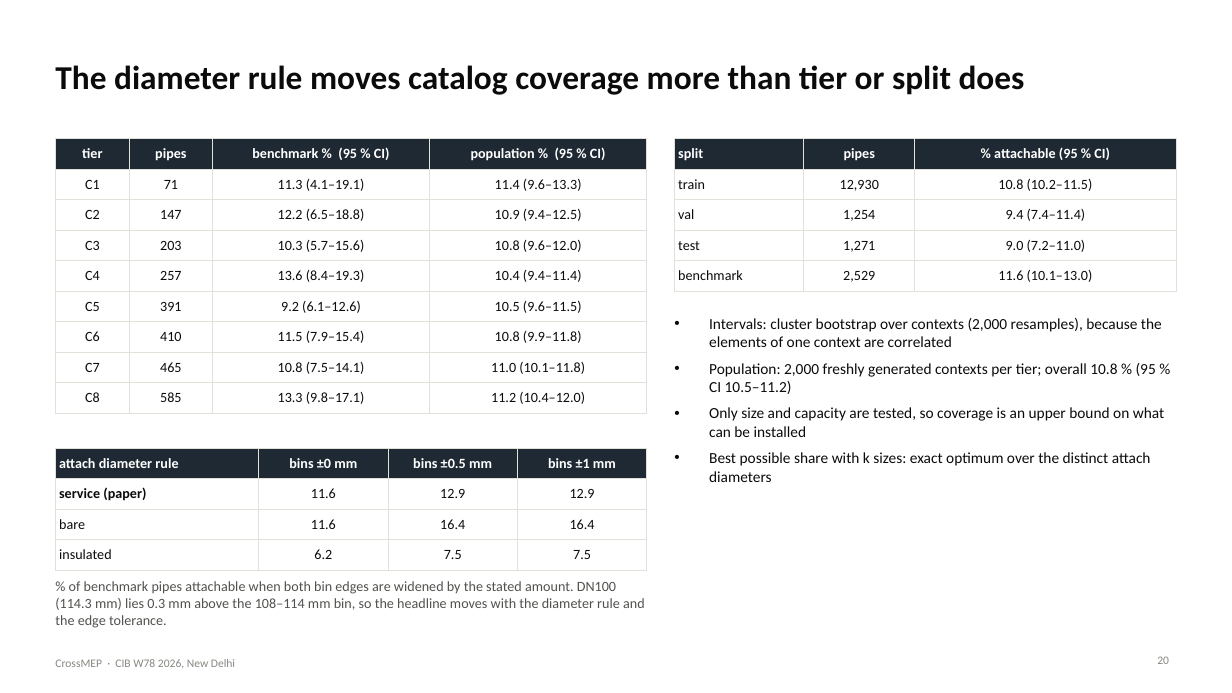
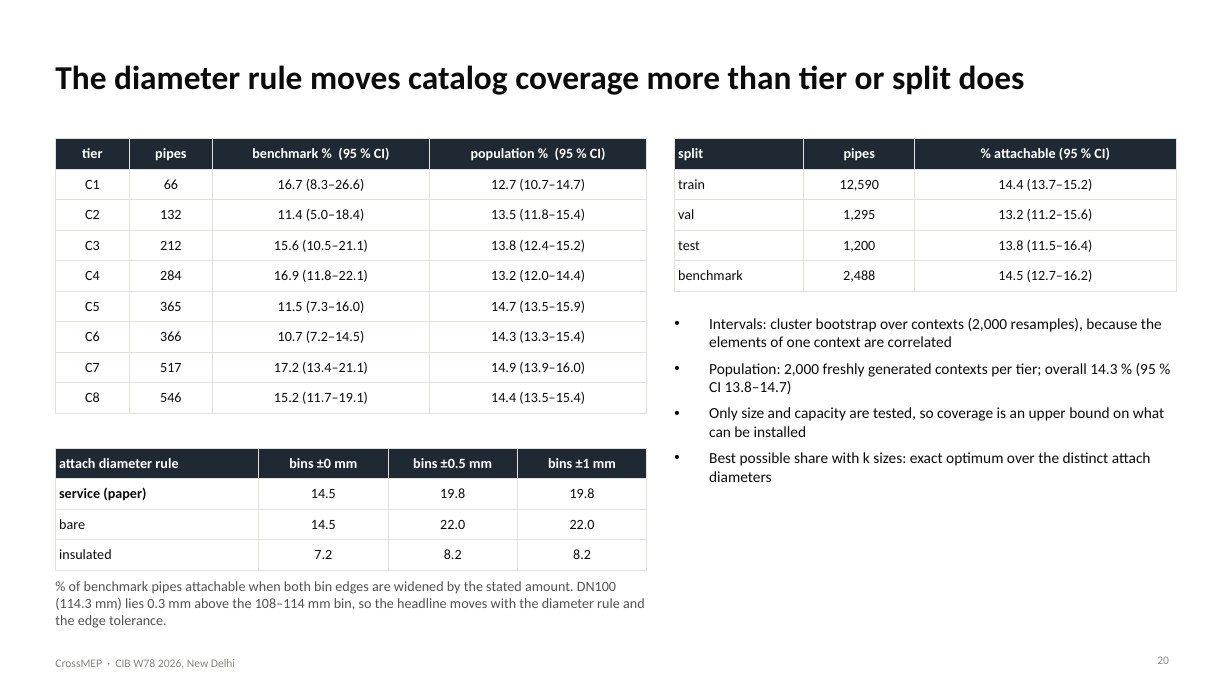
Before and after one commit to lavinia-ped/CrossMEP_Dataset, a slide deck: slide 20 of docs/CrossMEP_CIBW78_talk.pptx. Drawn at 1232x693 pixels with LibreOffice and Linux fonts; fonts in the diff are those of the drawing. Boxes give left, top, right and bottom in pixels: in the first picture for what was removed or moved away, otherwise in the second. Text is boxed around its words. In the diff, an @@ line names an element or a change of style, - is before the commit and + after.

```diff
--- a/docs/CrossMEP_CIBW78_talk.pptx
+++ b/docs/CrossMEP_CIBW78_talk.pptx
@@ table at (x1=55, y1=139, x2=647, y2=408) @@
-row 2: C1 | 71 | 11.3 (4.1–19.1) | 11.4 (9.6–13.3)
+row 2: C1 | 66 | 16.7 (8.3–26.6) | 12.7 (10.7–14.7)
-row 3: C2 | 147 | 12.2 (6.5–18.8) | 10.9 (9.4–12.5)
+row 3: C2 | 132 | 11.4 (5.0–18.4) | 13.5 (11.8–15.4)
-row 4: C3 | 203 | 10.3 (5.7–15.6) | 10.8 (9.6–12.0)
+row 4: C3 | 212 | 15.6 (10.5–21.1) | 13.8 (12.4–15.2)
-row 5: C4 | 257 | 13.6 (8.4–19.3) | 10.4 (9.4–11.4)
+row 5: C4 | 284 | 16.9 (11.8–22.1) | 13.2 (12.0–14.4)
-row 6: C5 | 391 | 9.2 (6.1–12.6) | 10.5 (9.6–11.5)
+row 6: C5 | 365 | 11.5 (7.3–16.0) | 14.7 (13.5–15.9)
-row 7: C6 | 410 | 11.5 (7.9–15.4) | 10.8 (9.9–11.8)
+row 7: C6 | 366 | 10.7 (7.2–14.5) | 14.3 (13.3–15.4)
-row 8: C7 | 465 | 10.8 (7.5–14.1) | 11.0 (10.1–11.8)
+row 8: C7 | 517 | 17.2 (13.4–21.1) | 14.9 (13.9–16.0)
-row 9: C8 | 585 | 13.3 (9.8–17.1) | 11.2 (10.4–12.0)
+row 9: C8 | 546 | 15.2 (11.7–19.1) | 14.4 (13.5–15.4)
@@ table at (x1=675, y1=139, x2=1177, y2=286) @@
-row 2, column 2: 12,930
+row 2, column 2: 12,590
-row 2, column 3: 10.8 (10.2–11.5)
+row 2, column 3: 14.4 (13.7–15.2)
-row 3, column 2: 1,254
+row 3, column 2: 1,295
-row 3, column 3: 9.4 (7.4–11.4)
+row 3, column 3: 13.2 (11.2–15.6)
-row 4, column 2: 1,271
+row 4, column 2: 1,200
-row 4, column 3: 9.0 (7.2–11.0)
+row 4, column 3: 13.8 (11.5–16.4)
-row 5, column 2: 2,529
+row 5, column 2: 2,488
-row 5, column 3: 11.6 (10.1–13.0)
+row 5, column 3: 14.5 (12.7–16.2)
@@ text at (x1=709, y1=363, x2=1156, y2=394): text changed @@
-• Population: 2,000 freshly generated contexts per tier; overall 10.8 % (95 % CI 10.5–11.2)
+• Population: 2,000 freshly generated contexts per tier; overall 14.3 % (95 % CI 13.8–14.7)
@@ table at (x1=55, y1=448, x2=647, y2=563) @@
-row 2: service (paper) | 11.6 | 12.9 | 12.9
+row 2: service (paper) | 14.5 | 19.8 | 19.8
-row 3: bare | 11.6 | 16.4 | 16.4
+row 3: bare | 14.5 | 22.0 | 22.0
-row 4: insulated | 6.2 | 7.5 | 7.5
+row 4: insulated | 7.2 | 8.2 | 8.2
```
Also in this commit, not shown: 8 other slides changed, 55 other files.
